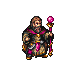
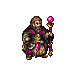
Layered file, before and after one edit (72 x 72). Changes by layer:
added layer "Pasted Layer" above "head" over [33, 27, 38, 32]
added layer "head" above "gem" over [33, 27, 38, 32]
painted on "arch-mage2a.png" over [33, 27, 38, 32]
